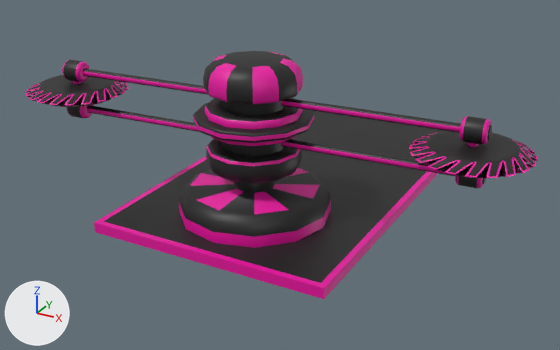
Renders of the FBX model Assets/Models/Traps/Saw/HorizontalSaw/SpinningSaw.fbx from each side of a commit.
Both versions are drawn from a camera (50 mm lens) standing at (1.69, -2.83, 1.63) and looking at (-0.06, 0.35, 0.04). Arrows for +X, +Y and +Z are at lower left; the lights stay in place. Where no turn or scale is listed for an object, it has been applied to the vertices. Vertices at the same position are counted once.

The older version as bpy lines, for what is in view:
```python
me_base = bpy.data.meshes.new('Base')
me_base.from_pydata(...)  # 420 vertices, 409 faces; spans x -0.357..0.357, y -0.357..0.357, z 0.0..0.595
# faces by material slot: [306, 103]
me_base.materials.append(mat_black)  # black #1d1d1d
me_base.materials.append(mat_neon)  # pink #e7009f
me_frame = bpy.data.meshes.new('Frame')
me_frame.from_pydata(...)  # 816 vertices, 765 faces; spans x -1.01..1.01, y -0.15..0.27, z -0.3..0.3
# faces by material slot: [297, 468]
me_frame.materials.append(mat_black)  # black #1d1d1d
me_frame.materials.append(mat_neon)  # pink #e7009f
me_leftsaw = bpy.data.meshes.new('Leftsaw')
me_leftsaw.from_pydata(...)  # 280 vertices, 242 faces; spans x -0.25..0.25, y -0.034..0.034, z -0.25..0.25
# faces by material slot: [122, 120]
me_leftsaw.materials.append(mat_black)  # black #1d1d1d
me_leftsaw.materials.append(mat_neon)  # pink #e7009f
me_rightsaw = bpy.data.meshes.new('RightSaw')
me_rightsaw.from_pydata(...)  # 280 vertices, 242 faces; spans x -0.25..0.25, y -0.034..0.034, z -0.25..0.25
# faces by material slot: [122, 120]
me_rightsaw.materials.append(mat_black)  # black #1d1d1d
me_rightsaw.materials.append(mat_neon)  # pink #e7009f
ob_base = bpy.data.objects.new('Base', me_base)
ob_base.location = (0.0, 0.0, 0.0)
ob_frame = bpy.data.objects.new('Frame', me_frame)
ob_frame.location = (0.0, 0.0, 0.466)
ob_frame.rotation_euler = (1.571, 0.0, -0.191)  # degrees (90, 0, -11)
ob_leftsaw = bpy.data.objects.new('LeftSaw', me_leftsaw)
ob_leftsaw.parent = ob_frame
ob_leftsaw.location = (-0.954, -0.000389, 0.244)
ob_leftsaw.rotation_euler = (0.0, 0.19, 0.0)  # degrees (0, 11, 0)
ob_rightsaw = bpy.data.objects.new('RightSaw', me_rightsaw)
ob_rightsaw.parent = ob_frame
ob_rightsaw.location = (0.948, -0.000291, -0.245)
ob_rightsaw.rotation_euler = (0.0, 0.191, 0.0)  # degrees (0, 11, 0)
# also in view: 'Platform' at (0.0, 0.54, -0.03)
```
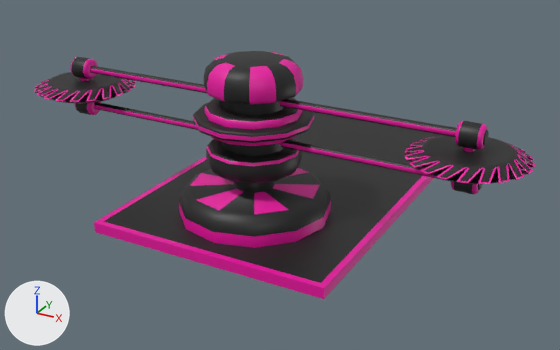
Pixel boxes (x1, y1, x2, y2) of what changed, in the pictures (560 x 350 px):
'Frame', moved, turned: before (62, 51, 492, 189); after (70, 51, 489, 194)
'RightSaw', moved, turned: before (409, 131, 538, 178); after (405, 135, 535, 184)
'LeftSaw', moved, turned: before (26, 75, 129, 107); after (34, 72, 136, 104)

The change, as a list of edits to the scene's bpy script:
```text
Change me_frame:
    where me_frame.from_pydata(...)  # 816 vertices, 765 faces; spans x -1.01..1.01, y -0.15..0.27, z -0.3..0.3
    used by ob_frame; location = (0.0, 0.0, 0.466); rotation_euler = (1.571, 0.0, -0.191), in degrees (90, 0, -11)
    me_frame part 1: the whole mesh is turned -14.5 degrees about the y axis through its middle, then moved by (0.0, 0.47, 0.0)
Change ob_frame:
    ob_frame.location: (0.0, 0.0, 0.466) -> (0.0, 0.0, 0.0)
    ob_frame.rotation_euler: (1.571, 0.0, -0.191) -> (1.571, 0.0, 0.0)  # degrees (90, 0, -11) -> degrees (90, 0, 0)
Change ob_leftsaw:
    ob_leftsaw.location: (-0.954, -0.000389, 0.244) -> (-0.985, 0.466, -0.00189)
    ob_leftsaw.rotation_euler: (0.0, 0.19, 0.0) -> (0.0, -0.0619, 0.0)  # degrees (0, 11, 0) -> degrees (0, -3.5, 0)
Change ob_rightsaw:
    ob_rightsaw.location: (0.948, -0.000291, -0.245) -> (0.979, 0.466, -0.000335)
    ob_rightsaw.rotation_euler: (0.0, 0.191, 0.0) -> (0.0, -0.0611, 0.0)  # degrees (0, 11, 0) -> degrees (0, -3.5, 0)
```
